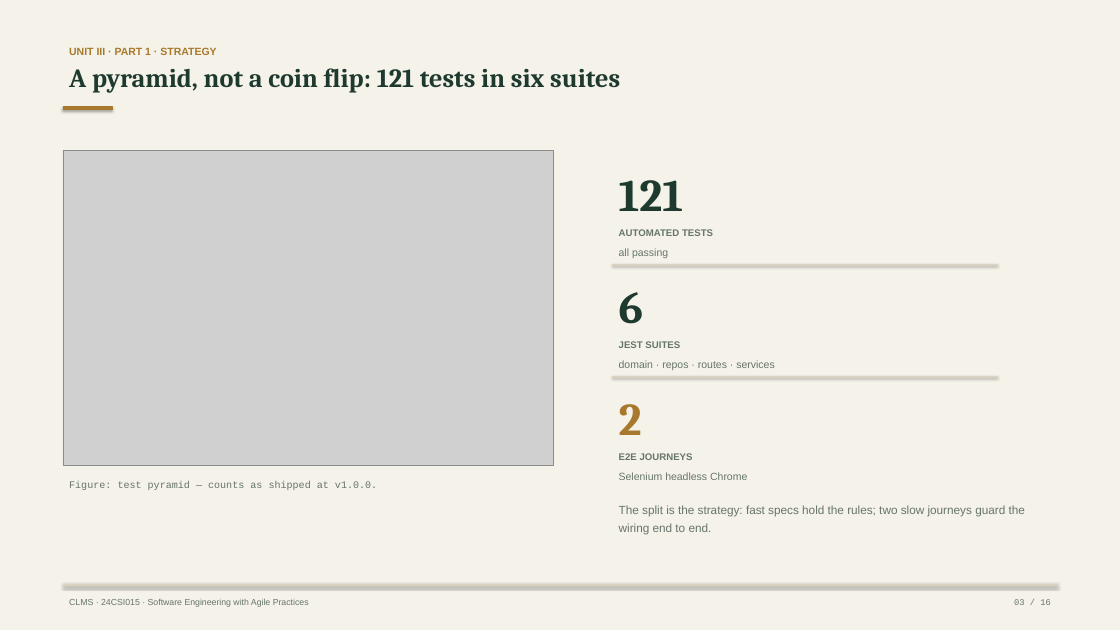
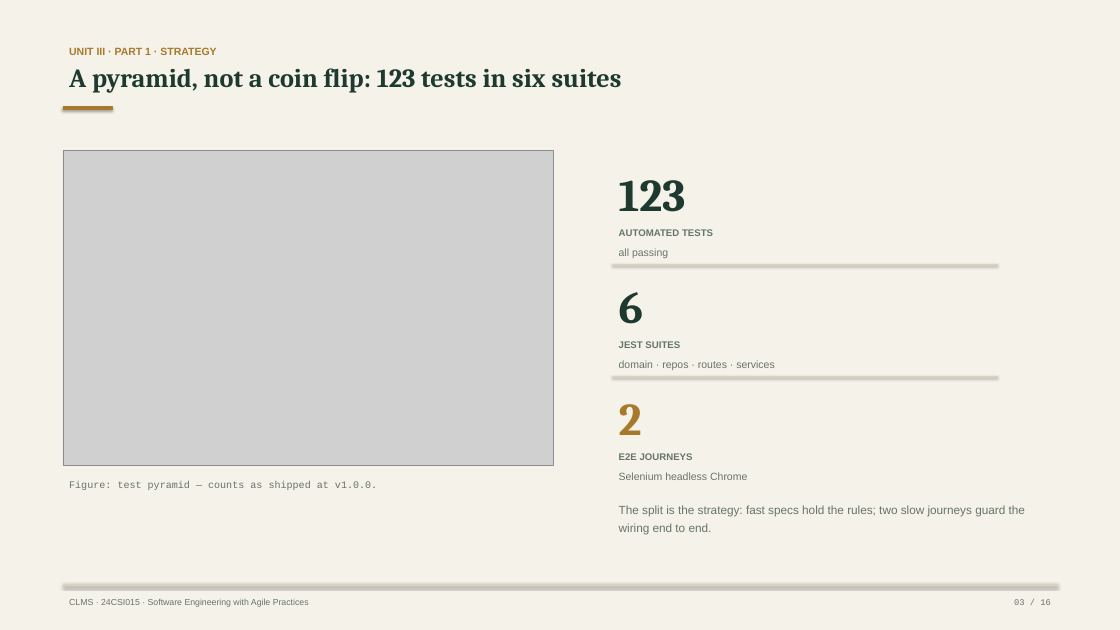
Before and after one commit to nidhish28guhan-netizen/kct-library, a slide deck: slide 3 of presentation/unit-3/CLMS-Unit-3-Testing-Quality-and-DevOps.pptx. Drawn at 1120x630 pixels with LibreOffice and Linux fonts; fonts in the diff are those of the drawing; grey boxes stand for pictures. Boxes give left, top, right and bottom in pixels: in the first picture for what was removed or moved away, otherwise in the second. Text is boxed around its words. In the diff, an @@ line names an element or a change of style, - is before the commit and + after.

Commit message:
docs: sync all evidence to binary-store build — re-measured metrics
Unit I §4.3 rewritten as the binary-file persistence decision (CDB1
header, MessagePack+deflate payload, CRC32-on-read, one-time JSON
migration). All counts re-measured, not edited: 123 tests (71 unit +
52 integration), 1,585 LOC / 321 fns, avg CC 2.15, coverage 82.38/66.61/
76.25/88.84 (store 92.12, routes 85.51). COCOMO recomputed on 1.585
KLOC (3.89 PM, 3.93-month schedule, 1.8x capacity ratio). Defect log
grows AUTH-001 (/auth/me principal-shape drift on refresh) and E2E-004
(.stat commit race) — both found and closed this round, with the
regression assertions named. Deck generators + exported PPTX rebuilt
from the corrected sources.

```diff
--- a/presentation/unit-3/CLMS-Unit-3-Testing-Quality-and-DevOps.pptx
+++ b/presentation/unit-3/CLMS-Unit-3-Testing-Quality-and-DevOps.pptx
@@ text at (x1=69, y1=68, x2=622, y2=93): text changed @@
-A pyramid, not a coin flip: 121 tests in six suites
+A pyramid, not a coin flip: 123 tests in six suites
@@ text at (x1=619, y1=180, x2=686, y2=212): text changed @@
-121
+123
```
Also in this commit, not shown: 5 other slides changed, 22 other files.
